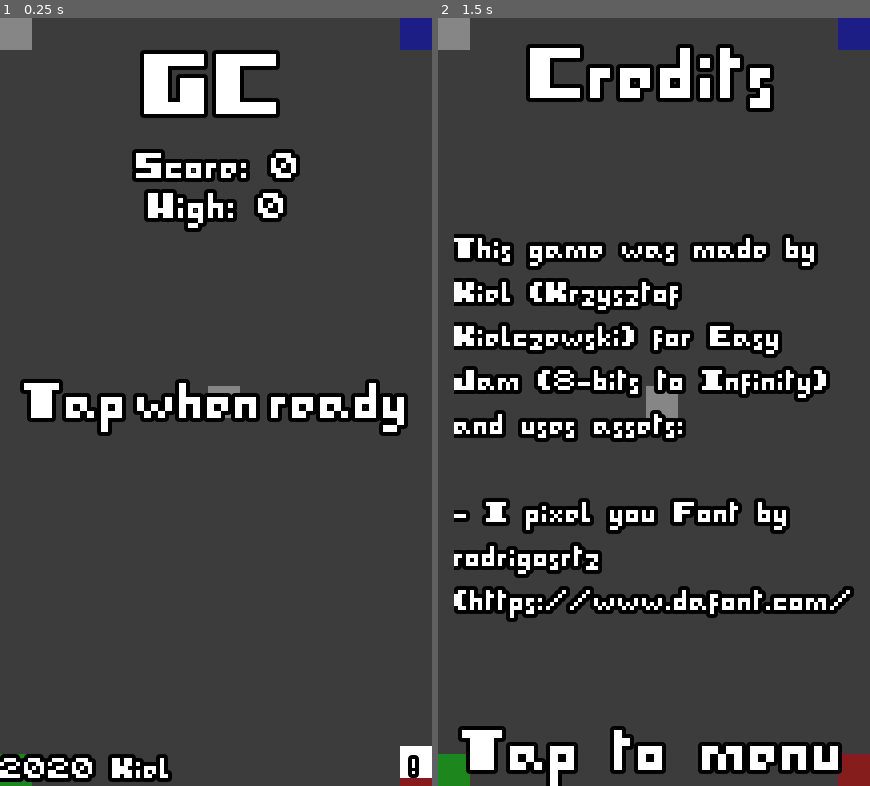
Above: before the commit, frames 1-2 (left to right).
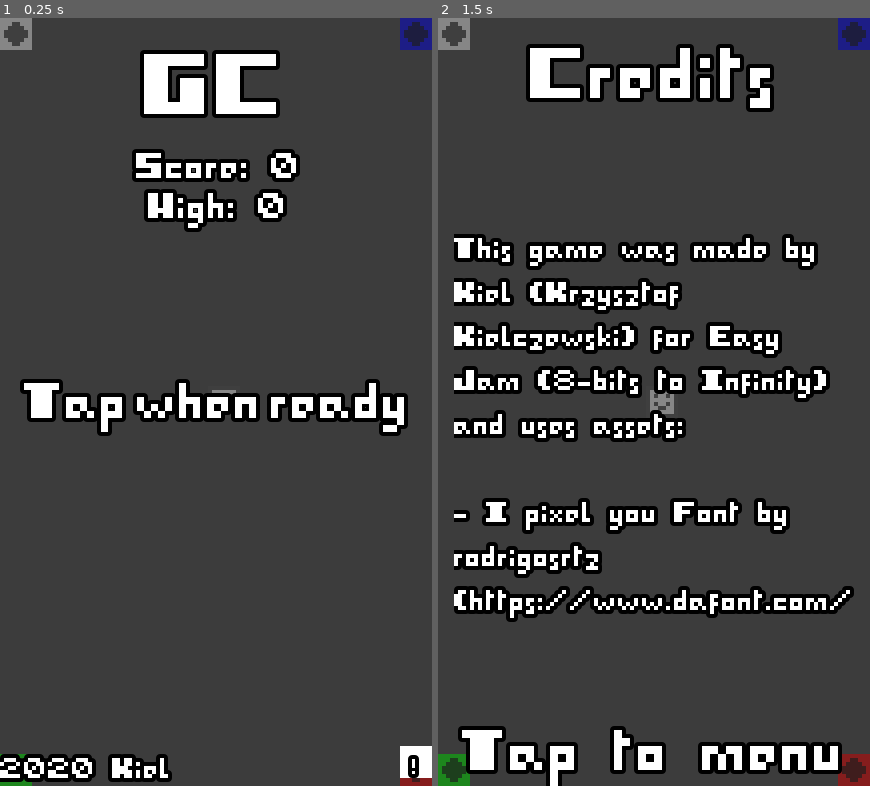
Above: after the commit, the same moments.

Repository: Kiel97/easy-jam-8bits-to-infinity
Game: Godot game, scene res://Game.tscn
Same seed, same stepped clock (60 frames per second), same inputs: the game is played once before the commit and once after it.
Inputs (mouse positions are in pixels of both pictures, inside the frame that each line leads up to):
- Up to frame 1 (0.25 s): no input
- Up to frame 2 (1.5 s): click (654, 402) at 0.5 s; click "!" at 1.25 s

The runs differ from the first frame. In frame 1, 0.3% of the frame differs, in the area x 0-100%, y 0-100%; in frame 2, 0.6%.

Commit message:
Added new 8x8 sprites for player, junk and bin

Diff:
--- a/Bin.tscn
+++ b/Bin.tscn
@@ -1,6 +1,6 @@
 [gd_scene load_steps=4 format=2]
 
-[ext_resource path="res://square8x8.png" type="Texture" id=1]
+[ext_resource path="res://bin8x8.png" type="Texture" id=1]
 [ext_resource path="res://Bin.gd" type="Script" id=2]
 
 [sub_resource type="RectangleShape2D" id=1]
--- a/Player.tscn
+++ b/Player.tscn
@@ -1,21 +1,21 @@
 [gd_scene load_steps=5 format=2]
 
-[ext_resource path="res://square8x8.png" type="Texture" id=1]
+[ext_resource path="res://player8x8.png" type="Texture" id=1]
 [ext_resource path="res://Player.gd" type="Script" id=2]
 
-[sub_resource type="PhysicsMaterial" id=2]
+[sub_resource type="PhysicsMaterial" id=1]
 friction = 0.0
 rough = true
 bounce = 1.0
 
-[sub_resource type="RectangleShape2D" id=1]
+[sub_resource type="RectangleShape2D" id=2]
 extents = Vector2( 4, 4 )
 
 [node name="Player" type="RigidBody2D" groups=[
 "player",
 ]]
 position = Vector2( 56, 96 )
-physics_material_override = SubResource( 2 )
+physics_material_override = SubResource( 1 )
 can_sleep = false
 script = ExtResource( 2 )
 
--- a/Shard.tscn
+++ b/Shard.tscn
@@ -1,6 +1,6 @@
 [gd_scene load_steps=4 format=2]
 
-[ext_resource path="res://square8x8.png" type="Texture" id=1]
+[ext_resource path="res://junk1.png" type="Texture" id=1]
 [ext_resource path="res://Shard.gd" type="Script" id=2]
 
 [sub_resource type="PhysicsMaterial" id=1]
Not shown: 1 places in Player.tscn that only renumber resources
Binary file added: bin8x8.png
Not shown, added: bin8x8.png.import
Binary file added: junk1.png
Not shown, added: junk1.png.import
Binary file added: player8x8.png
Not shown, added: player8x8.png.import
